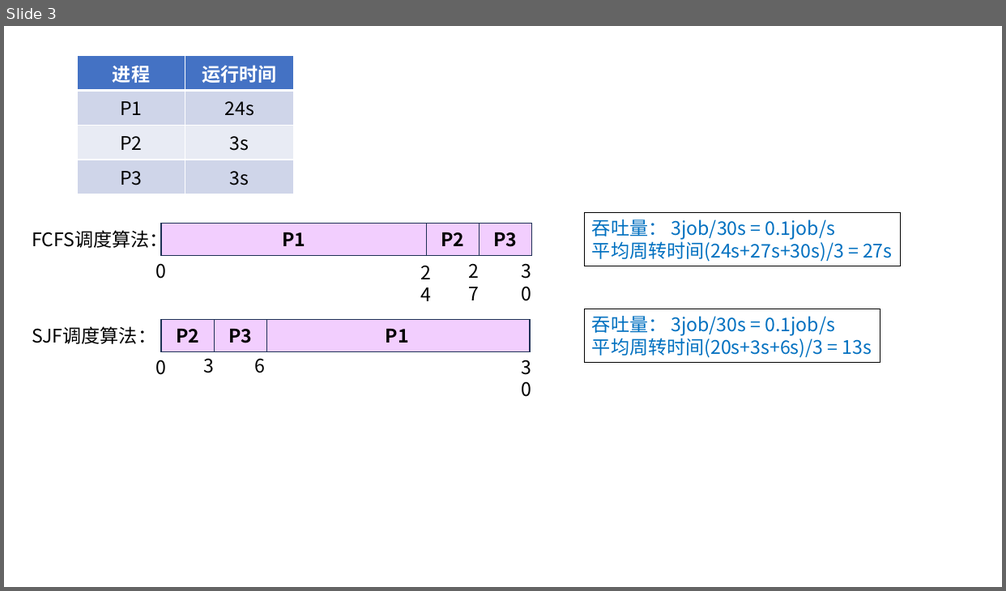
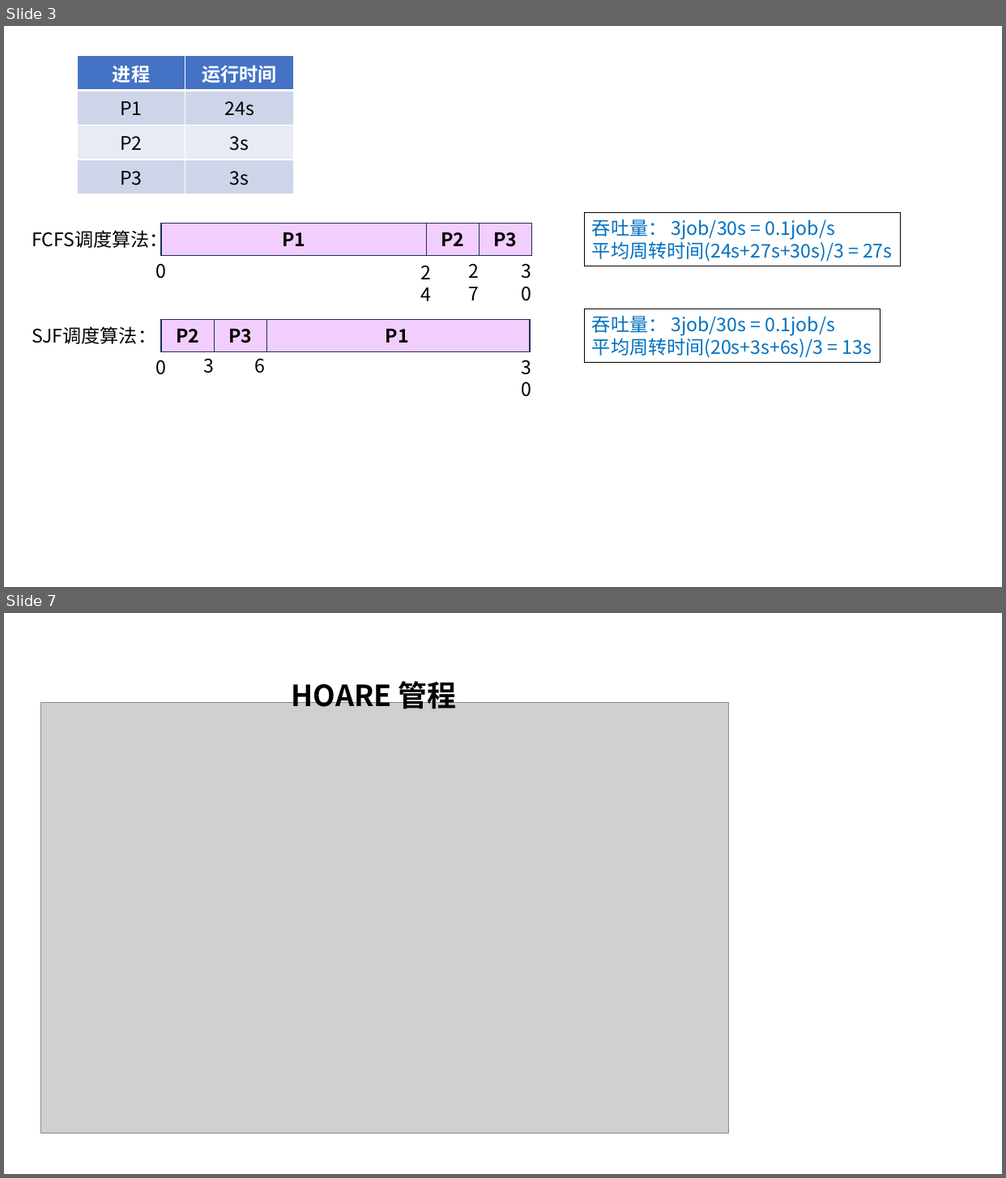
Before and after one commit to guofei9987/pictures_for_blog, a slide deck: computer/操作系统.pptx. Shown one above the other, each under a label of ours: slide 3 before the commit, slides 3 and 7 after it; the slides between them are not shown. The pictures are 1006x591 and 1006x1178 pixels, drawn with LibreOffice and Linux fonts; fonts in the diff are those of the drawing; grey boxes stand for pictures. Boxes give left, top, right and bottom in pixels: in the first picture for what was removed or moved away, otherwise in the second. Text is boxed around its words. In the diff, an @@ line names an element or a change of style, - is before the commit and + after.

```diff
--- a/computer/操作系统.pptx
+++ b/computer/操作系统.pptx
@@ slide 7 added at [4,613,1002,1174], background #FFFFFF @@
@@ text added at [292,677,457,709], 28 pt, text #000000, bold @@
+HOARE 管程
@@ picture added at [40,702,729,1133] @@
```
Also in this commit, not shown: 1 slide changed, 13 other slides added, 1 other file.
